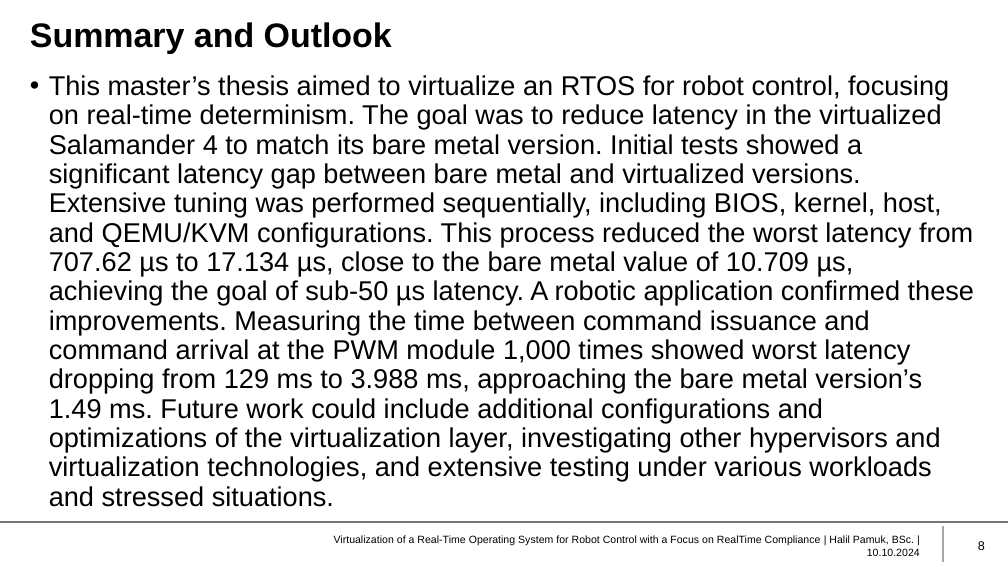
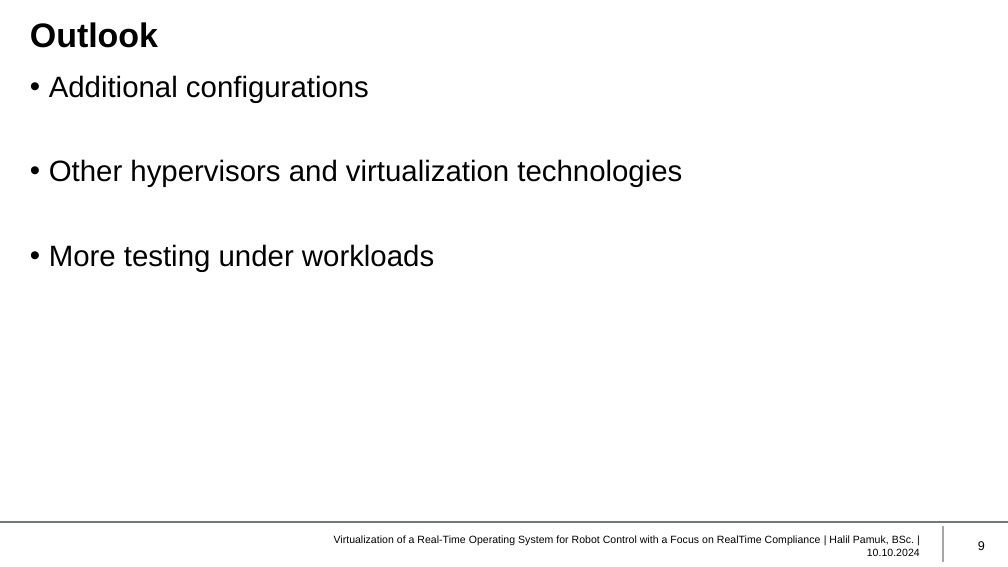
Before and after one commit to HIP24/Masterarbeit, a slide deck: slide 9 of Masterprüfung/Presentation/Presentation.pptx (slide 8 before the commit). Drawn at 1008x567 pixels with LibreOffice and Linux fonts; fonts in the diff are those of the drawing; background and template pictures are left out. Boxes give left, top, right and bottom in pixels: in the first picture for what was removed or moved away, otherwise in the second. Text is boxed around its words. In the diff, an @@ line names an element or a change of style, - is before the commit and + after.

```diff
--- a/Masterprüfung/Presentation/Presentation.pptx
+++ b/Masterprüfung/Presentation/Presentation.pptx
@@ title at bbox=[30, 22, 158, 48]: text changed @@
-Summary and Outlook
+Outlook
@@ text at bbox=[49, 75, 682, 272]: text changed; size 19.4 to 21 pt @@
-• This master’s thesis aimed to virtualize an RTOS for robot control, focusing on real-time determinism. The goal was to reduce latency in the virtualized Salamander 4 to match its bare metal version. Initial tests showed a significant latency gap between bare metal and virtualized versions. Extensive tuning was performed sequentially, including BIOS, kernel, host, and QEMU/KVM configurations. This process reduced the worst latency from 707.62 µs to 17.134 µs, close to the bare metal value of 10.709 µs, achieving the goal of sub-50 µs latency. A robotic application confirmed these improvements. Measuring the time between command issuance and command arrival at the PWM module 1,000 times showed worst latency dropping from 129 ms to 3.988 ms, approaching the bare metal version’s 1.49 ms. Future work could include additional configurations and optimizations of the virtualization layer, investigating other hypervisors and virtualization technologies, and extensive testing under various workloads and stressed situations.
+• Additional configurations
+• Other hypervisors and virtualization technologies
+• More testing under workloads
```
Also in this commit, not shown: 8 other slides changed, 1 slide added.
